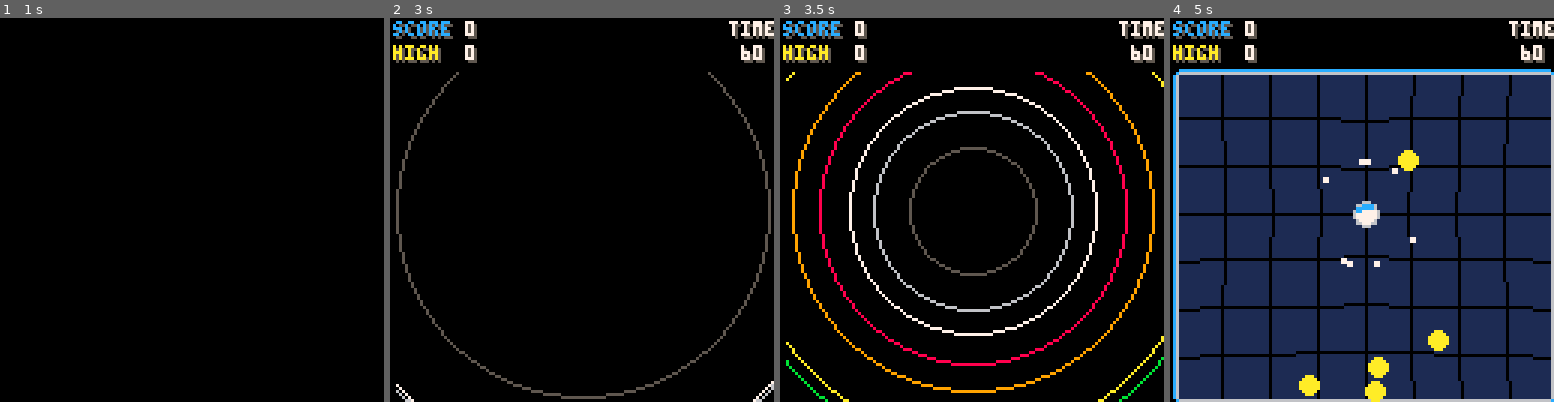
Above: before the commit, frames 1-4 (left to right).
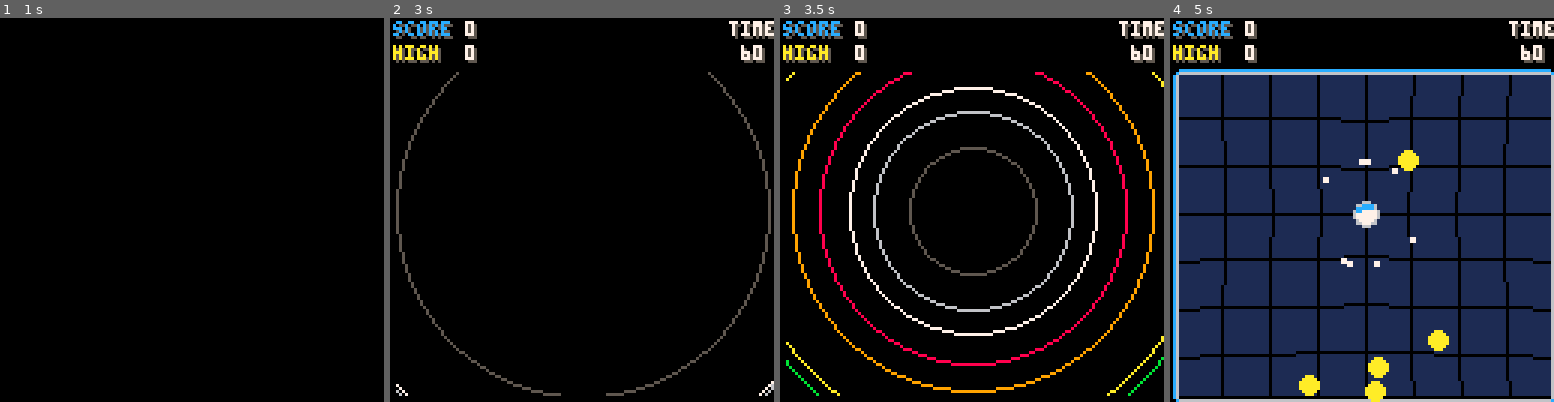
Above: after the commit, the same moments.

Repository: tesselode/netty
Game: PICO-8 cartridge netty.p8
Two runs of this game, one before a commit and one after it. Both use one fixed random seed, a clock stepped at 60 frames per second and the inputs below.
Inputs:
- Up to frame 1 (1 s): tap O (Z key) at 0.7 s
- Up to frame 2 (3 s): hold Right 1.6-2.1 s; tap O (Z key) every 0.4 s from 1.7 to 2.9 s; hold Up 2.15-2.42 s; hold Right from 2.47 s (still down)
- Up to frame 3 (3.5 s): release Right at 3.03 s; hold Left from 3.08 s (still down); tap O (Z key) at 3.3 s
- Up to frame 4 (5 s): release Left at 3.58 s; hold Down 3.63-3.97 s; tap O (Z key) every 0.4 s from 3.7 to 4.9 s; hold Right 4.02-4.68 s; hold Up from 4.73 s (still down)

Frame 1 is identical in both runs. In frame 2, 0.2% of the frame differs, in the area x 3-98%, y 98-100%; in frame 3, less than 0.1%; in frame 4, 0.7%, in the area x 2-100%, y 98-100%.

Commit message:
fix clipping

Diff:
--- a/netty.p8
+++ b/netty.p8
@@ -828,7 +828,7 @@
  camera(cam.sequence[cam.frame][1], cam.sequence[cam.frame][2])
 
  -- draw grid
- clip(2, 18, 126, 110)
+ clip(2, 18, 126, 108)
  rectfill(0, 0, 128, 128, 1)
 	for x = 0, 128, 16 do
 	 for y = 16, 112, 16 do
@@ -1016,7 +1016,7 @@
 function state.intro:draw()
  cls()
 
- clip(2, 18, 126, 110)
+ clip(2, 18, 126, 108)
 
  --rectfill(0, 0, 128, 128, 1)
 
@@ -1106,7 +1106,7 @@
 function state.title:draw()
  cls()
 
- clip(2, 18, 126, 110)
+ clip(2, 18, 126, 108)
 
  rectfill(0, 0, 128, 128, 1)
 
